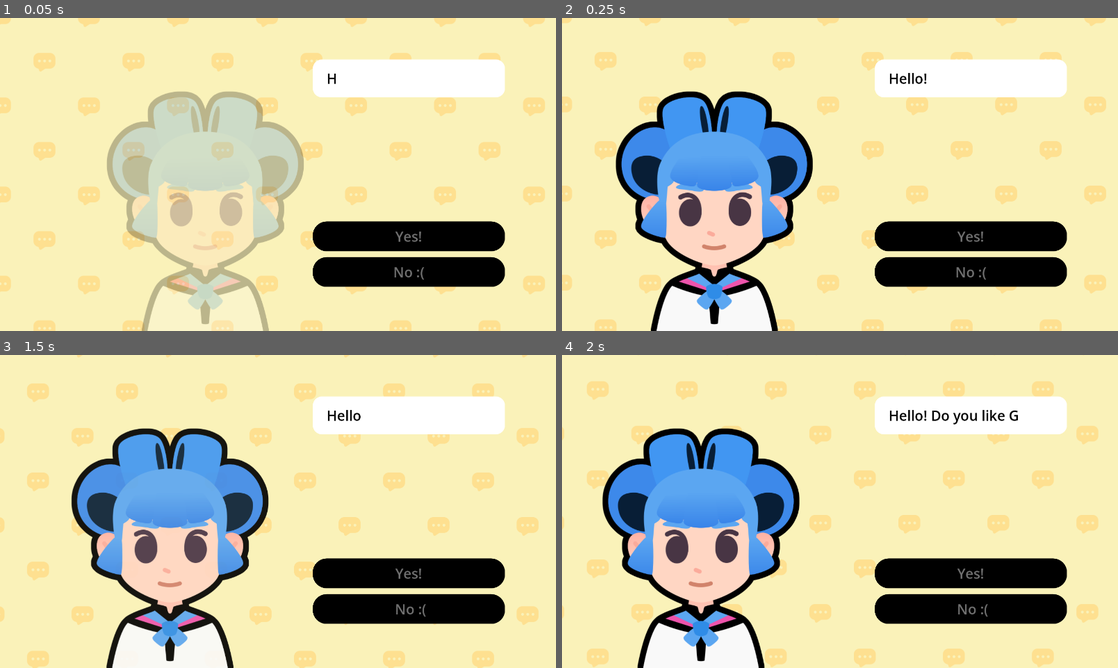
Above: before the commit, frames 1-4 (two rows, left to right).
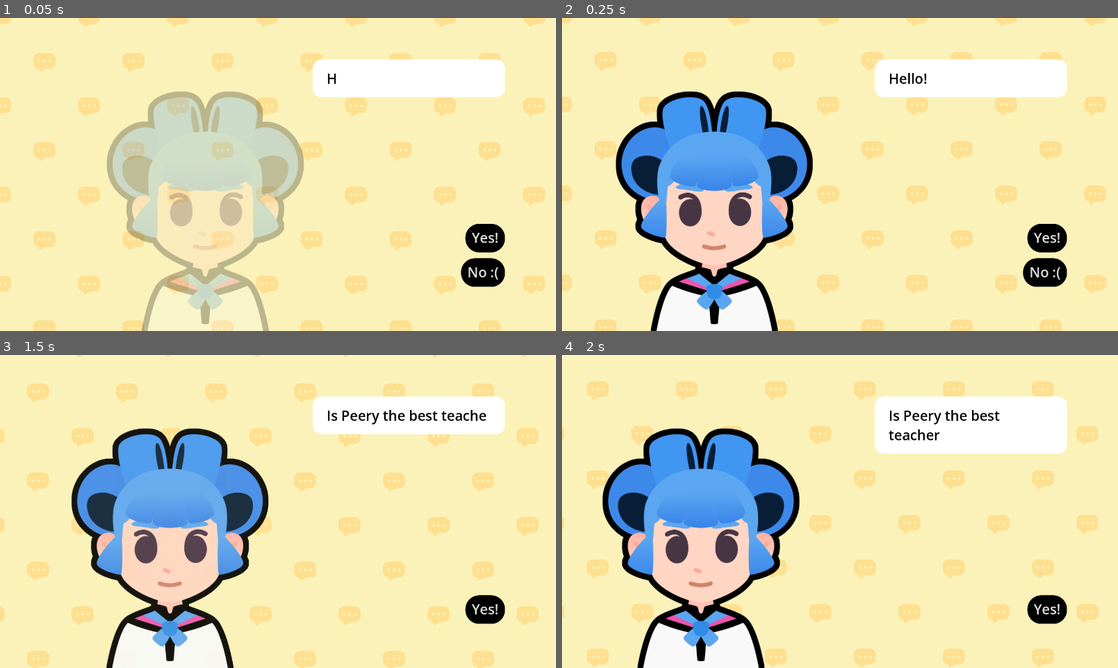
Above: after the commit, the same moments.

Repository: monkeytickler812/2d-GameDev-Course
Game: Godot game, scene res://lessons/dialogue.tscn
Same seed, same stepped clock (60 frames per second), same inputs: the game is played once before the commit and once after it. Sound files missing from this copy of the repository are replaced by a short silence.
Inputs (mouse positions are in pixels of both pictures, inside the frame that each line leads up to):
- Up to frame 1 (0.05 s): no input
- Up to frame 2 (0.25 s): no input
- Up to frame 3 (1.5 s): click (483, 574) at 0.5 s, where only the run after the commit has a clickable "Yes!"; click "Yes!" (after the commit: "2!") at 1.25 s
- Up to frame 4 (2 s): no input

The runs differ from the first frame. In frame 1, 5.6% of the frame differs, in the area x 56-91%, y 64-86%; in frame 2, 5.6%; in frame 3, 6.5%; in frame 4, 8.7%, in the area x 56-91%, y 17-86%.

Commit message:
L7 complete

Diff:
--- a/M08.start_a_dialog_workbook/lessons/dialogue.gd
+++ b/M08.start_a_dialog_workbook/lessons/dialogue.gd
@@ -1,5 +1,11 @@
+@tool
+@icon("res://assets/dialogue_scene_icon.svg")
 extends Control
-@export var dialogue_items: Array[DialogueItem] = []
+
+## An array of dialogue items
+@export var dialogue_items: Array[DialogueItem] = []:
+	set = set_dialogue_items
+
 ## UI element that shows the texts
 @onready var rich_text_label: RichTextLabel = %RichTextLabel
 ## Audio player that plays voice sounds while text is being written
@@ -11,10 +17,10 @@
 ## The container for buttons
 @onready var action_buttons_v_box_container: VBoxContainer = %ActionButtonsVBoxContainer
 
-
 func _ready() -> void:
+	if Engine.is_editor_hint():
+		return
 	show_text(0)
-
 
 ## Draws the selected text
 ## [param current_item_index] Displays the currently selected index from the dialogue array
@@ -48,16 +54,7 @@
 	audio_stream_player.play(sound_start_position)
 	# We make sure the sound stops when the text finishes displaying
 	tween.finished.connect(audio_stream_player.stop)
-
-	# We animate the character sliding in.
 	slide_in()
-	# We disable all buttons until the tween completes
-	for button: Button in action_buttons_v_box_container.get_children():
-		button.disabled = true
-	tween.finished.connect( func() -> void:
-		for button: Button in action_buttons_v_box_container.get_children():
-			button.disabled = false
-	)
 
 
 ## Adds buttons to the buttons container
@@ -67,9 +64,10 @@
 		button.queue_free()
 	for choice in buttons_data:
 		var button := Button.new()
+		button.size_flags_horizontal = Control.SIZE_SHRINK_END
 		action_buttons_v_box_container.add_child(button)
 		button.text = choice.text
-		if choice.is_quit == true:
+		if choice.is_quit:
 			button.pressed.connect(get_tree().quit)
 		else:
 			var target_line_id := choice.target_line_idx
@@ -83,3 +81,15 @@
 	slide_tween.tween_property(body, "position:x", 0, 0.3)
 	body.modulate.a = 0
 	slide_tween.parallel().tween_property(body, "modulate:a", 1, 0.2)
+
+func _get_configuration_warnings() -> PackedStringArray:
+	if dialogue_items.is_empty():
+		return ["You need at least one dialogue item for the dialogue system to work."]
+	return []
+
+func set_dialogue_items(new_dialog_items: Array[DialogueItem]) -> void:
+	for index in new_dialog_items.size():
+		if new_dialog_items[index] == null:
+			new_dialog_items[index] = DialogueItem.new()
+	dialogue_items = new_dialog_items
+	update_configuration_warnings()
--- a/M08.start_a_dialog_workbook/lessons/dialogue.tscn
+++ b/M08.start_a_dialog_workbook/lessons/dialogue.tscn
@@ -31,13 +31,13 @@
 
 [sub_resource type="Resource" id="Resource_qv1yy"]
 script = ExtResource("5_qqie7")
-text = "Yes!"
-target_line_idx = 1
+text = "2!"
+target_line_idx = 2
 is_quit = false
 
 [sub_resource type="Resource" id="Resource_ol48c"]
 script = ExtResource("5_qqie7")
-text = " No :("
+text = "Math is hard :("
 target_line_idx = 0
 is_quit = true
 
@@ -46,26 +46,20 @@
 choices = Array[ExtResource("5_qqie7")]([SubResource("Resource_qv1yy"), SubResource("Resource_ol48c")])
 expression = ExtResource("6_bayqr")
 character = ExtResource("5_g5y1a")
-text = "Hello! Do you like Godot?"
+text = "What the derivative of 2x?"
 
 [sub_resource type="Resource" id="Resource_g656s"]
 script = ExtResource("5_qqie7")
 text = "Yes!"
-target_line_idx = 1
-is_quit = false
-
-[sub_resource type="Resource" id="Resource_pmrnm"]
-script = ExtResource("5_qqie7")
-text = "No :("
 target_line_idx = 0
 is_quit = true
 
 [sub_resource type="Resource" id="Resource_iynra"]
 script = ExtResource("3_g4p1t")
-choices = Array[ExtResource("5_qqie7")]([SubResource("Resource_g656s"), SubResource("Resource_pmrnm")])
+choices = Array[ExtResource("5_qqie7")]([SubResource("Resource_g656s")])
 expression = ExtResource("6_bayqr")
 character = ExtResource("5_g5y1a")
-text = "Hello! Do you like Godot?"
+text = "Is Peery the best teacher?"
 
 [sub_resource type="ShaderMaterial" id="ShaderMaterial_efgpg"]
 shader = ExtResource("3_3nfwl")
--- a/M08.start_a_dialog_workbook/lessons/dialogue_choice.gd
+++ b/M08.start_a_dialog_workbook/lessons/dialogue_choice.gd
@@ -1,5 +1,10 @@
+@icon("res://assets/dialogue_choice_icon.svg")
 class_name DialogueChoice extends Resource
-
+## The choice button text. Can only use plain text (no BBCode)
 @export var text := ""
+## The target item to jump to next. This is the index of the dialogue item the
+## choice leads to. It is ignored if [member is_quit] is set to [code]true[/code].
 @export_range(0, 20) var target_line_idx := 0
+## If set to [code]true[/code], this choice quits the dialogue and the
+## [code]target_line_idx[/code] is ignored.
 @export var is_quit := false
--- a/M08.start_a_dialog_workbook/lessons/dialogue_item.gd
+++ b/M08.start_a_dialog_workbook/lessons/dialogue_item.gd
@@ -1,3 +1,15 @@
+@tool
+@icon("res://assets/dialogue_item_icon.svg")
 class_name DialogueItem extends SlideShowEntry
 
-@export var choices: Array[DialogueChoice] = []
+@export_group("Choices")
+## An array of choices. Each choice will become a button in the interface
+@export var choices: Array[DialogueChoice] = []: set = set_choices
+
+## Setter for the [param choices] property. Ensures the choices array never has
+## an empty element.
+func set_choices(new_choices: Array[DialogueChoice]) -> void:
+	for index in new_choices.size():
+		if new_choices[index] == null:
+			new_choices[index] = DialogueChoice.new()
+	choices = new_choices
--- a/M08.start_a_dialog_workbook/lessons/slideshow_entry.gd
+++ b/M08.start_a_dialog_workbook/lessons/slideshow_entry.gd
@@ -1,5 +1,10 @@
 class_name SlideShowEntry extends Resource
+@export_group("Images")
+## Represents the character's expression for this dialogue bubble
+@export var expression := preload("res://assets/emotion_regular.png")
+## Represents the character's body for this dialogue bubble
+@export var character := preload("res://assets/sophia.png")
 
-@export var expression := preload("res://assets/emotion_regular.png")
-@export var character := preload("res://assets/sophia.png")
+@export_group("Text")
+## The text of this dialogue bubble
 @export_multiline var text := ""
Not shown: 1 places in M08.start_a_dialog_workbook/lessons/dialogue.tscn that only renumber resources
